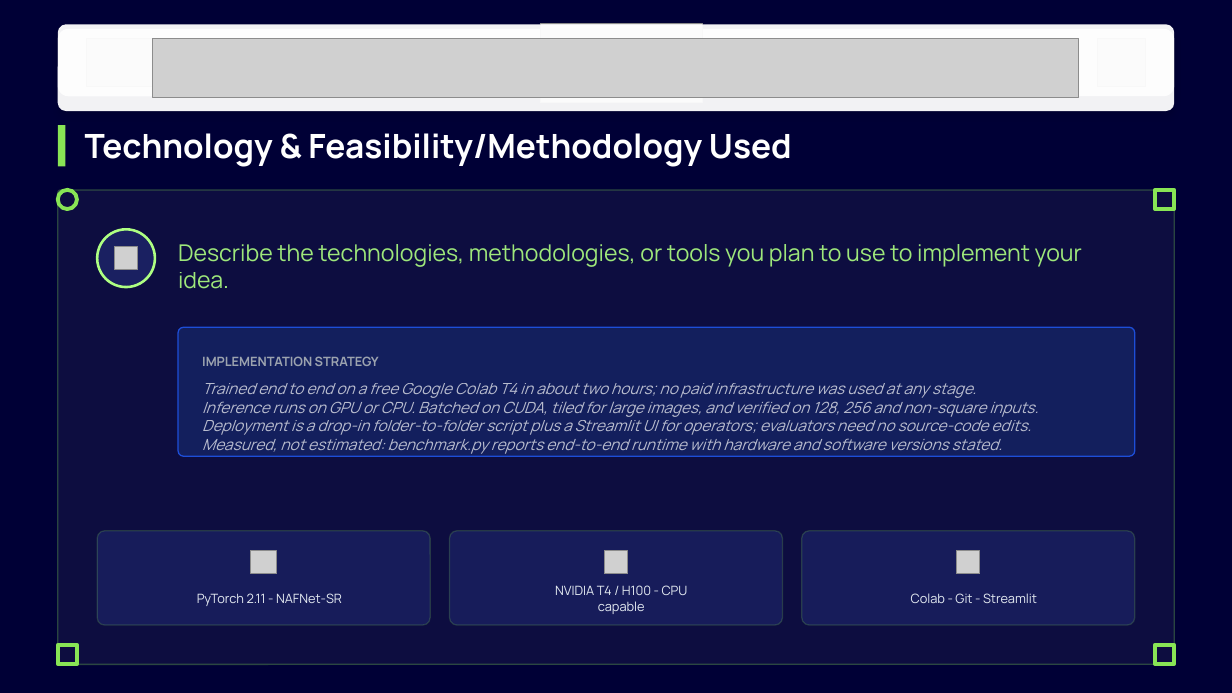
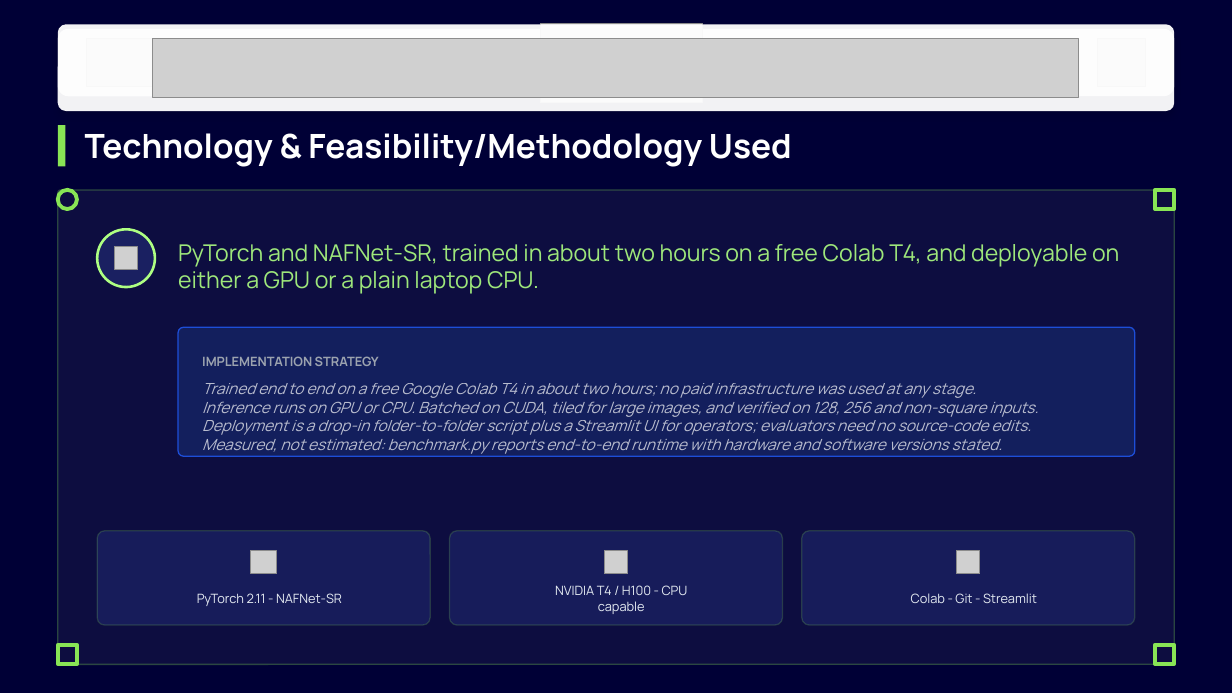
Before and after one commit to prakharbajaj1551/semicon-image-restoration, a slide deck: slide 7 of BYTE BRIGADE_PS01.pptx. Drawn at 1232x693 pixels with LibreOffice and Linux fonts; fonts in the diff are those of the drawing; grey boxes stand for pictures; background and template pictures are left out. Boxes give left, top, right and bottom in pixels: in the first picture for what was removed or moved away, otherwise in the second. Text is boxed around its words. In the diff, an @@ line names an element or a change of style, - is before the commit and + after.

Commit message:
Replace the template's instruction text with actual answers
Every slide shipped with a prompt telling the author what to write -
'Provide a brief summary of your idea', 'Describe your idea in detail' and
so on. Those lines were still in place and are the most prominent text on
each slide, so judges would have read the instructions rather than the
submission. Each is now a one-line answer to the question it asked, and
two slide titles lost their instructional suffix.

Also corrected two claims that survived from earlier drafts: the model is
0.53 M parameters with a 2.3 MB inference checkpoint, not 6.5 MB, and the
residual design strongly constrains hallucination rather than making it
impossible.

```diff
--- a/BYTE BRIGADE_PS01.pptx
+++ b/BYTE BRIGADE_PS01.pptx
@@ text at bbox=[178, 244, 1119, 294]: text changed @@
-Describe the technologies, methodologies, or tools you plan to use to implement your idea.
+PyTorch and NAFNet-SR, trained in about two hours on a free Colab T4, and deployable on either a GPU or a plain laptop CPU.
```
Also in this commit, not shown: 6 other slides changed, 1 other file.
